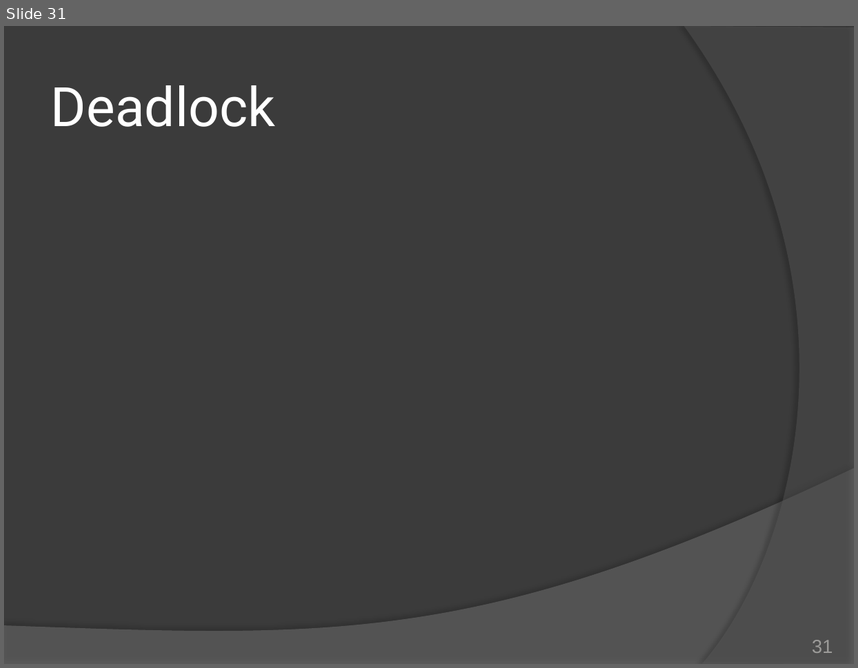
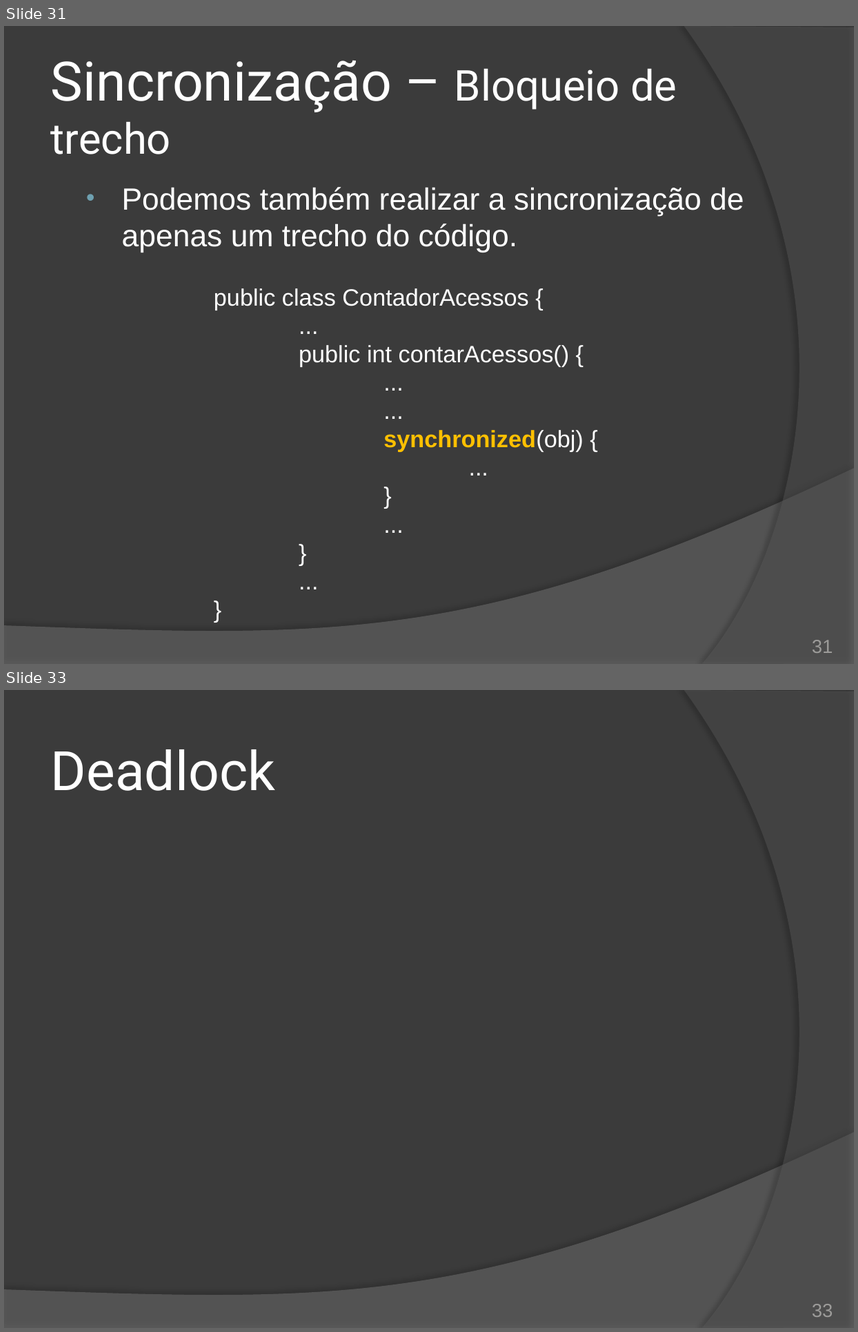
Before and after one commit to duchesqui/slzvieira-training, a slide deck: 2-Java-Programmer-Modulo-II/14.Capitulo08.pptx. Shown one above the other, each under a label of ours: slide 31 before the commit, slides 31 and 33 after it; the slides between them are not shown. The pictures are 858x668 and 858x1332 pixels, drawn with LibreOffice and Linux fonts; fonts in the diff are those of the drawing. Boxes give left, top, right and bottom in pixels: in the first picture for what was removed or moved away, otherwise in the second. Text is boxed around its words. In the diff, an @@ line names an element or a change of style, - is before the commit and + after.

Commit message:
Capítulo 8: Sincronização de bloco.

```diff
--- a/2-Java-Programmer-Modulo-II/14.Capitulo08.pptx
+++ b/2-Java-Programmer-Modulo-II/14.Capitulo08.pptx
@@ slide 31 added at [4,26,854,664], background #3B3B3B; not listed: 2 template elements that a slide beside it also shows @@
@@ title added at [51,60,677,154], 36 pt, text #FFFFFF @@
+Sincronização – Bloqueio de trecho
@@ text added at [122,187,744,252], 26 pt, text #FFFFFF @@
+• Podemos também realizar a sincronização de apenas um trecho do código.
@@ text added at [214,288,584,452], 20 pt, text #FFFFFF @@
+public class ContadorAcessos {
+...
+public int contarAcessos() {
+...
+...
+synchronized(obj) {
+...
+}
+...
+}
+...
+}
@@ page number added at [812,639,833,653], 16 pt, text #9D9B9A @@
+31
@@ what was slide 31 is now slide 33 @@
@@ page number at [812,1303,833,1317]: text changed @@
-31
+33
```
Also in this commit, not shown: 1 slide changed, 1 other slide added.
